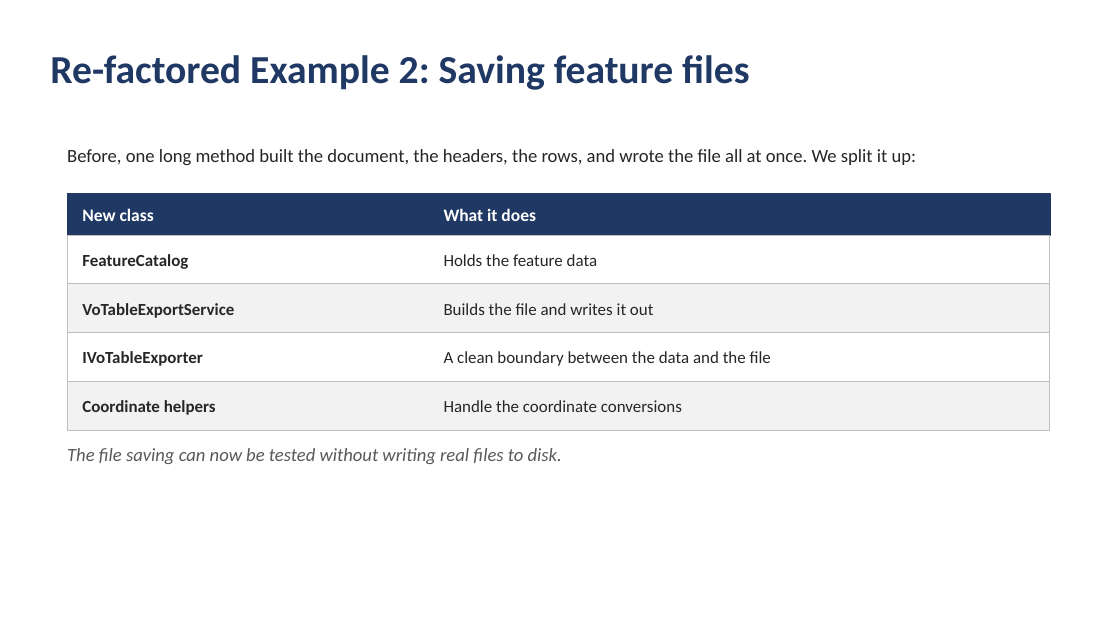
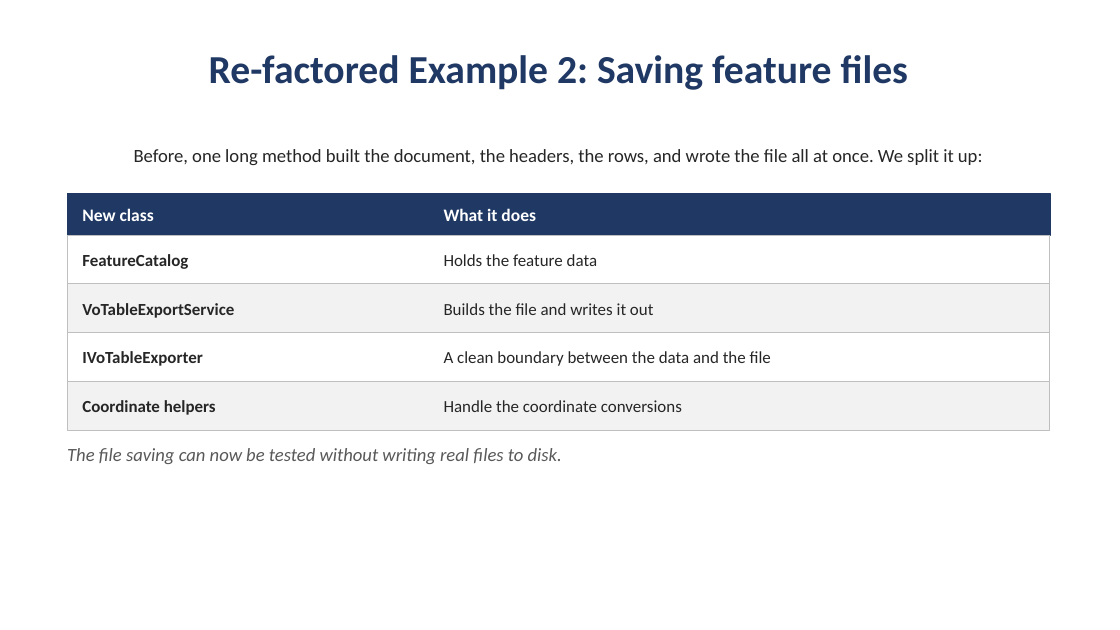
Before and after one commit to david-bol12/iDaVIE---Team-Alpha, a slide deck: slide 4 of Docs/team-5/SubTeam5_Overview.pptx. Drawn at 1120x630 pixels with LibreOffice and Linux fonts; fonts in the diff are those of the drawing. Boxes give left, top, right and bottom in pixels: in the first picture for what was removed or moved away, otherwise in the second. Text is boxed around its words. In the diff, an @@ line names an element or a change of style, - is before the commit and + after.

```diff
--- a/Docs/team-5/SubTeam5_Overview.pptx
+++ b/Docs/team-5/SubTeam5_Overview.pptx
@@ text "Re-factored Example 2: Saving feature ..." at bbox=[209, 55, 908, 90]: alignment left to centre @@
@@ text "Before, one long method built ..." at bbox=[134, 149, 983, 165]: alignment left to centre @@
```
Also in this commit, not shown: 1 other slide changed, 1 other file.
